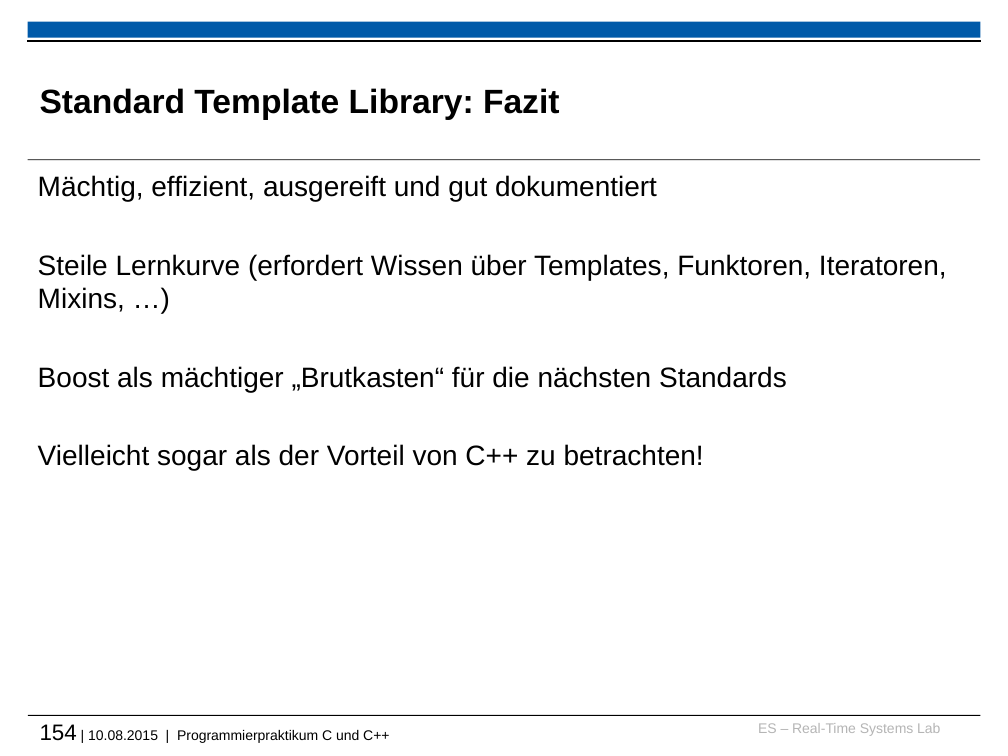
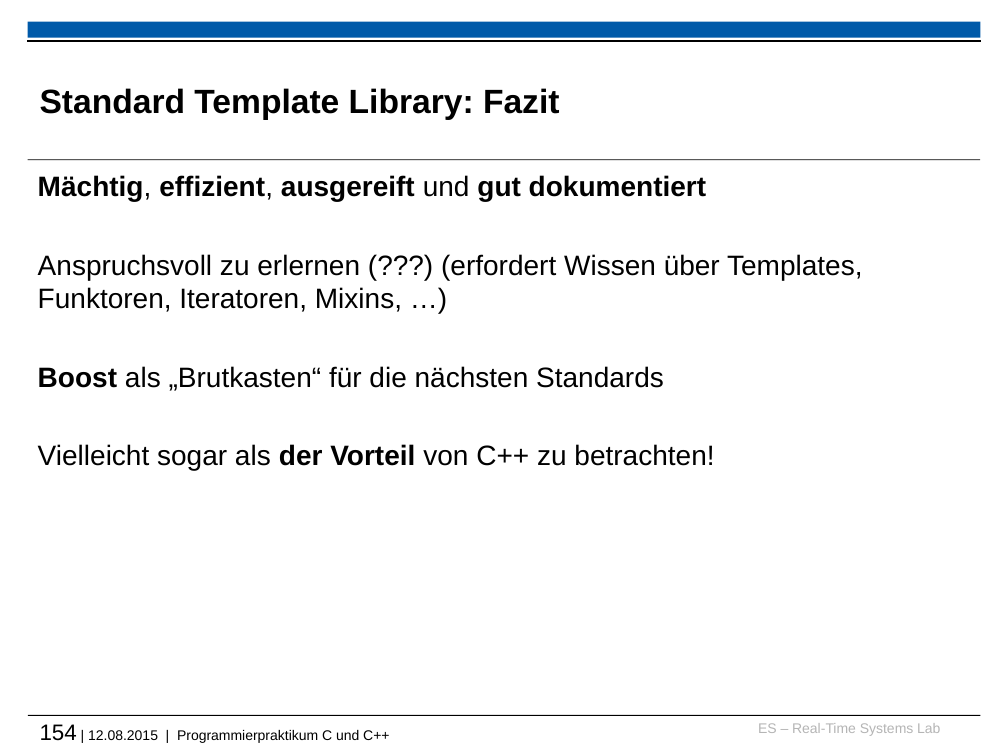
Before and after one commit to h82k/tud-cppp, a slide deck: slide 154 of vorlesung/cppp_lecture.pptx. Drawn at 1008x756 pixels with LibreOffice and Linux fonts; fonts in the diff are those of the drawing; background and template pictures are left out. Boxes give left, top, right and bottom in pixels: in the first picture for what was removed or moved away, otherwise in the second. Text is boxed around its words. In the diff, an @@ line names an element or a change of style, - is before the commit and + after.

```diff
--- a/vorlesung/cppp_lecture.pptx
+++ b/vorlesung/cppp_lecture.pptx
@@ text at (x1=38, y1=175, x2=714, y2=470): bold on in "Mächtig, effizient, ausgereift gut dokumentiert", "der Vorteil" @@
@@ text at (x1=38, y1=254, x2=863, y2=391): text changed @@
-Steile Lernkurve (erfordert Wissen über Templates, Funktoren, Iteratoren, Mixins, …)
-Boost als mächtiger „Brutkasten“ für die nächsten Standards
+Anspruchsvoll zu erlernen (???) (erfordert Wissen über Templates, Funktoren, Iteratoren, Mixins, …)
+Boost als „Brutkasten“ für die nächsten Standards
@@ text at (x1=40, y1=724, x2=389, y2=743): text changed @@
-154 | 10.08.2015 | Programmierpraktikum C und C++
+154 | 12.08.2015 | Programmierpraktikum C und C++
```
Also in this commit, not shown: 33 other slides changed, 3 other files.
